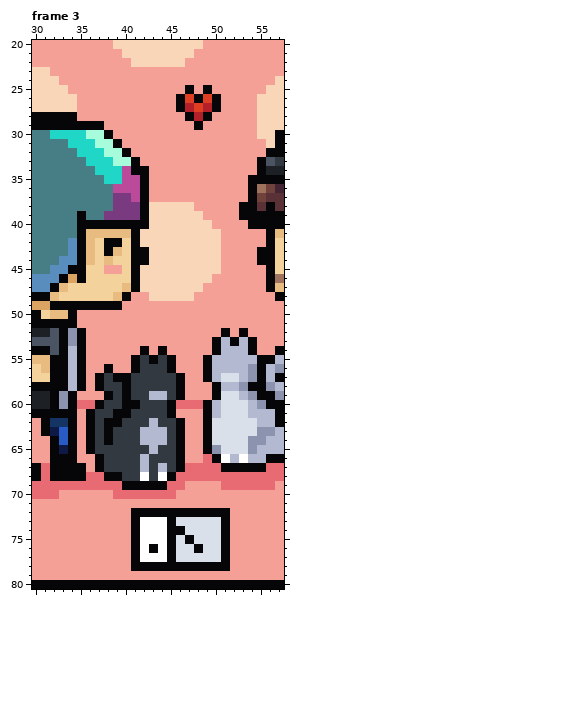
Two versions of one pixel-art file, AzaGift/AzayHelen.aseprite. The picture above is the old version.
96x96 pixels, 8 frames. Shown: frame 3: x 30..57, y 20..80. The commit also changed other frames or places, which this record leaves out.
After the commit:
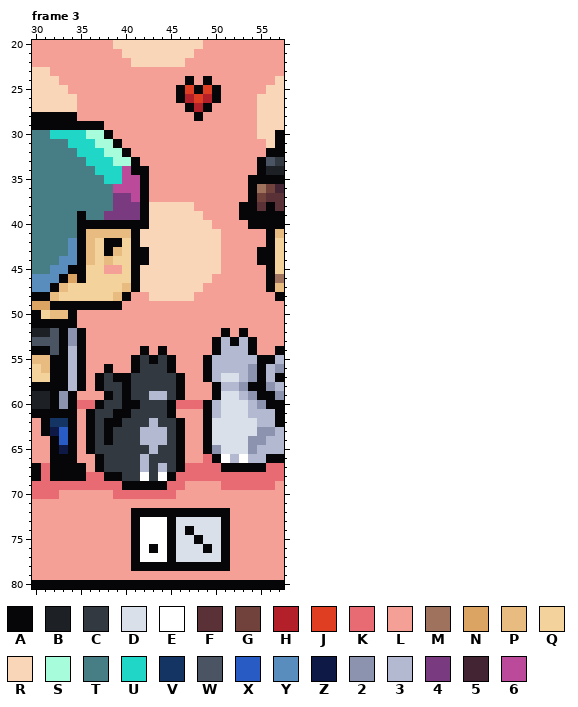
Palette (. is transparent): A #060608  B #1d2025  C #333941  D #dae0ea  E #ffffff  F #5b3138  G #71413b  H #b4202a  J #df3e23  K #e86a73  L #f5a097  M #9e725c  N #dba463  P #e8bb80  Q #f4d29c  R #fad6b8  S #a6fcdb  T #477d85  U #20d6c7  V #143464  W #4a5462  X #285cc4  Y #588dbe  Z #0e1945  2 #8b93af  3 #b3b9d1  4 #793a80  5 #422433  6 #bc4a9b
Changes in this commit:
Frame 3, layers "Dice", "Heart":
Colour A replaces colour D in row 74 at x 47; in row 75 at x 48; in row 76 at x 49.
Colour A replaces colour H in row 27 at x 47 and 49; in row 28 at x 48.
Colour A replaces colour L in row 24 at x 47 and 49; in row 25 at x 46, 48 and 50.
Colour D replaces colour A in row 74 at x 46; in row 75 at x 47; in row 76 at x 48.
Colour H replaces colour J in row 26 at x 47 and 49; in row 27 at x 48.
Colour J replaces colour A in row 25 at x 47 and 49; in row 26 at x 48.
Colour L replaces colour A in row 27 at x 46 and 50; in row 28 at x 47 and 49; in row 29 at x 48.
Where, in picture pixels (left, top, right, bottom), the same in both pictures:
changed: (176, 76, 221, 130)
changed: (176, 526, 212, 553)
